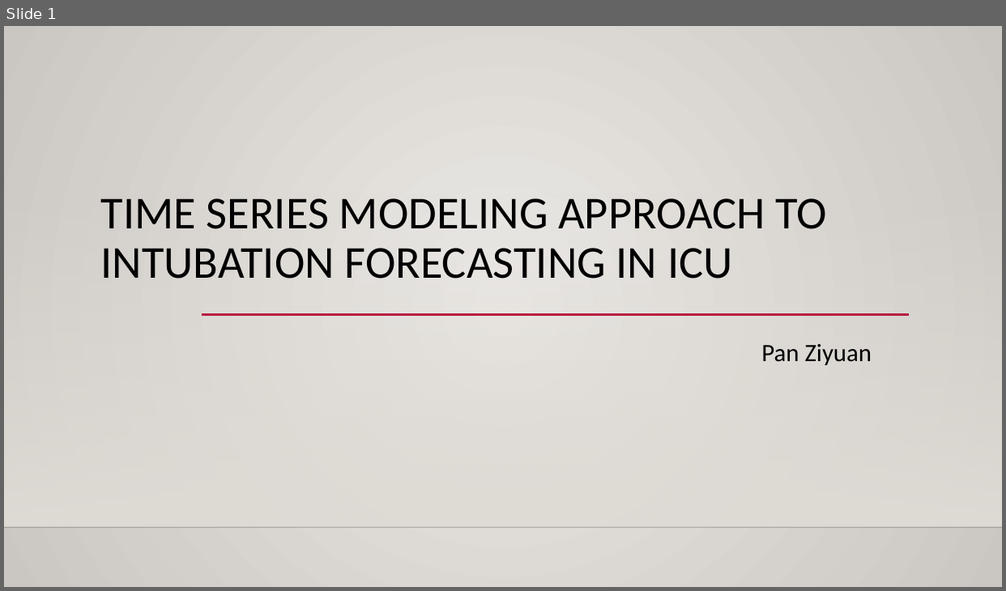
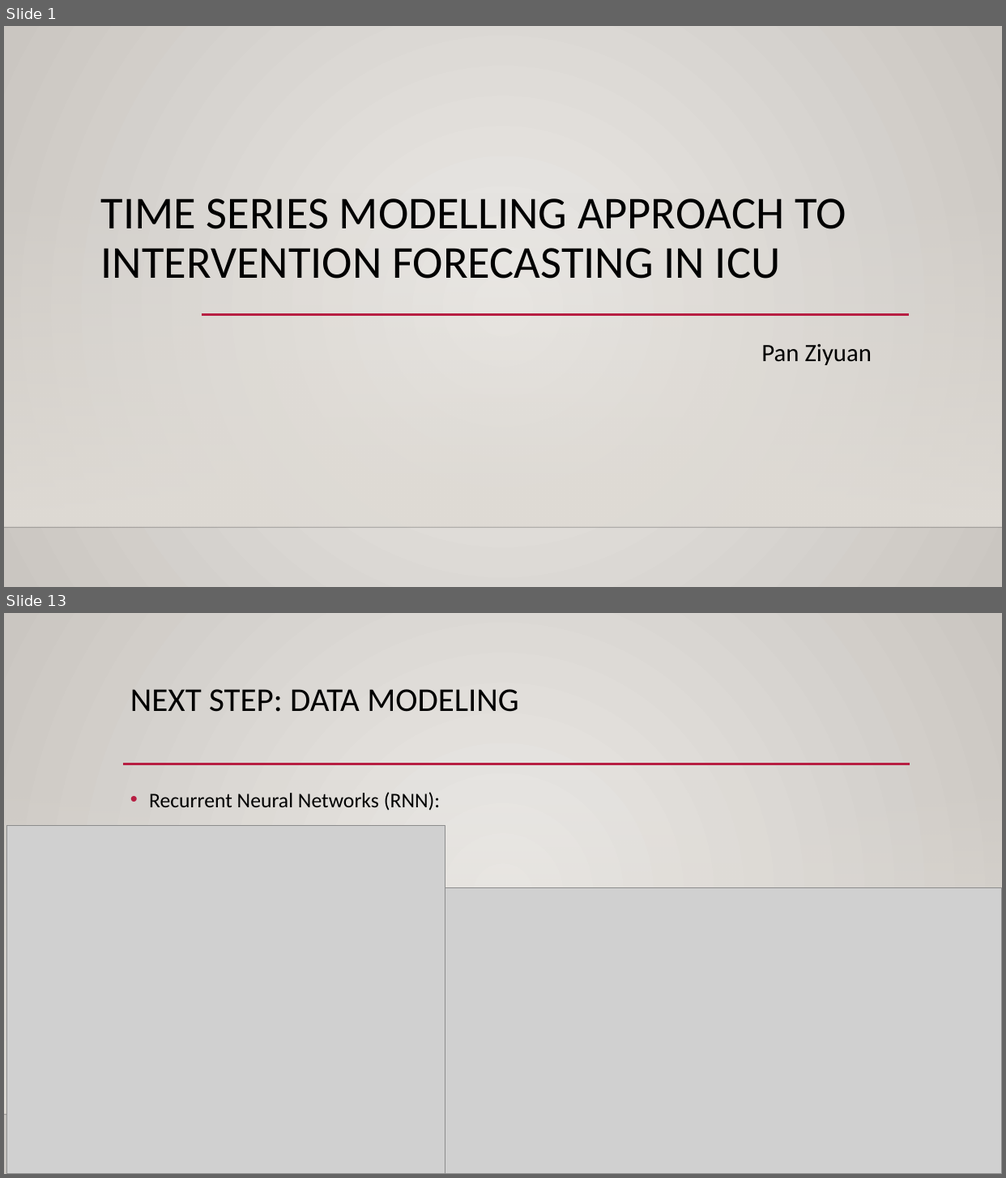
Before and after one commit to MaxPoon/Evidence-Based-Lab-Test-Critical-Value-Discovery-for-ICU-Patients, a slide deck: presentation/Progress_Report_2017_11_6.pptx. Shown one above the other, each under a label of ours: slide 1 before the commit, slides 1 and 13 after it; the slides between them are not shown. The pictures are 1006x591 and 1006x1178 pixels, drawn with LibreOffice and Linux fonts; fonts in the diff are those of the drawing; grey boxes stand for pictures; background and template pictures are left out. Boxes give left, top, right and bottom in pixels: in the first picture for what was removed or moved away, otherwise in the second. Text is boxed around its words. In the diff, an @@ line names an element or a change of style, - is before the commit and + after.

```diff
--- a/presentation/Progress_Report_2017_11_6.pptx
+++ b/presentation/Progress_Report_2017_11_6.pptx
@@ slide 13 added at bbox=[4, 613, 1002, 1174], background gradient #ECEAE7 to #CAC7C1; not listed: 2 template elements that a slide beside it also shows @@
@@ title added at bbox=[130, 689, 519, 712], 32 pt, text #000000 @@
+NEXT STEP: DATA MODELING
@@ line added from (123, 764) to (910, 764), #B71E42 2.5 pt @@
@@ text added at bbox=[149, 792, 441, 811], 20 pt, text #000000 @@
+• Recurrent Neural Networks (RNN):
@@ picture added at bbox=[7, 825, 445, 1174] @@
@@ picture added at bbox=[445, 888, 1002, 1174] @@
@@ slide 1 changed as well @@
@@ title at bbox=[101, 199, 846, 279]: text changed @@
-TIME SERIES MODELING APPROACH TO INTUBATION FORECASTING IN ICU
+TIME SERIES MODELLING APPROACH TO INTERVENTION FORECASTING IN ICU
```
Also in this commit, not shown: 12 other slides added.
